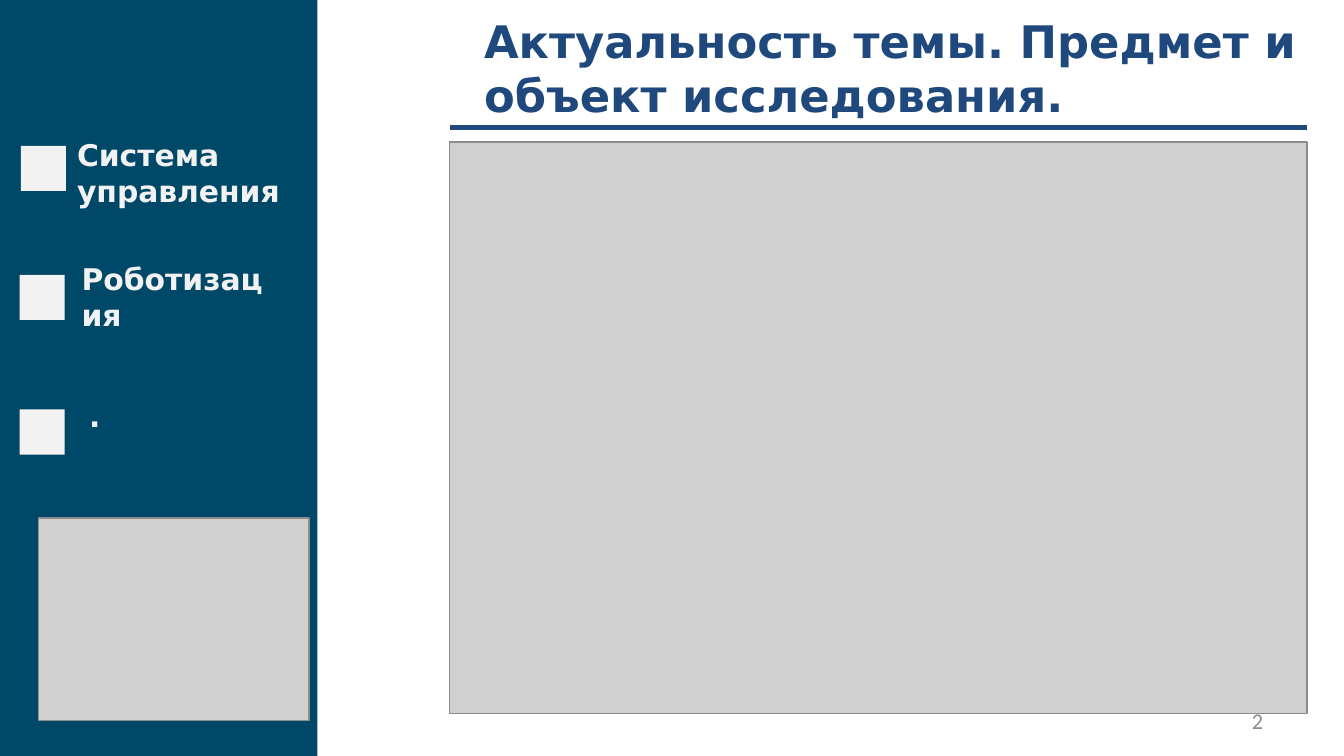
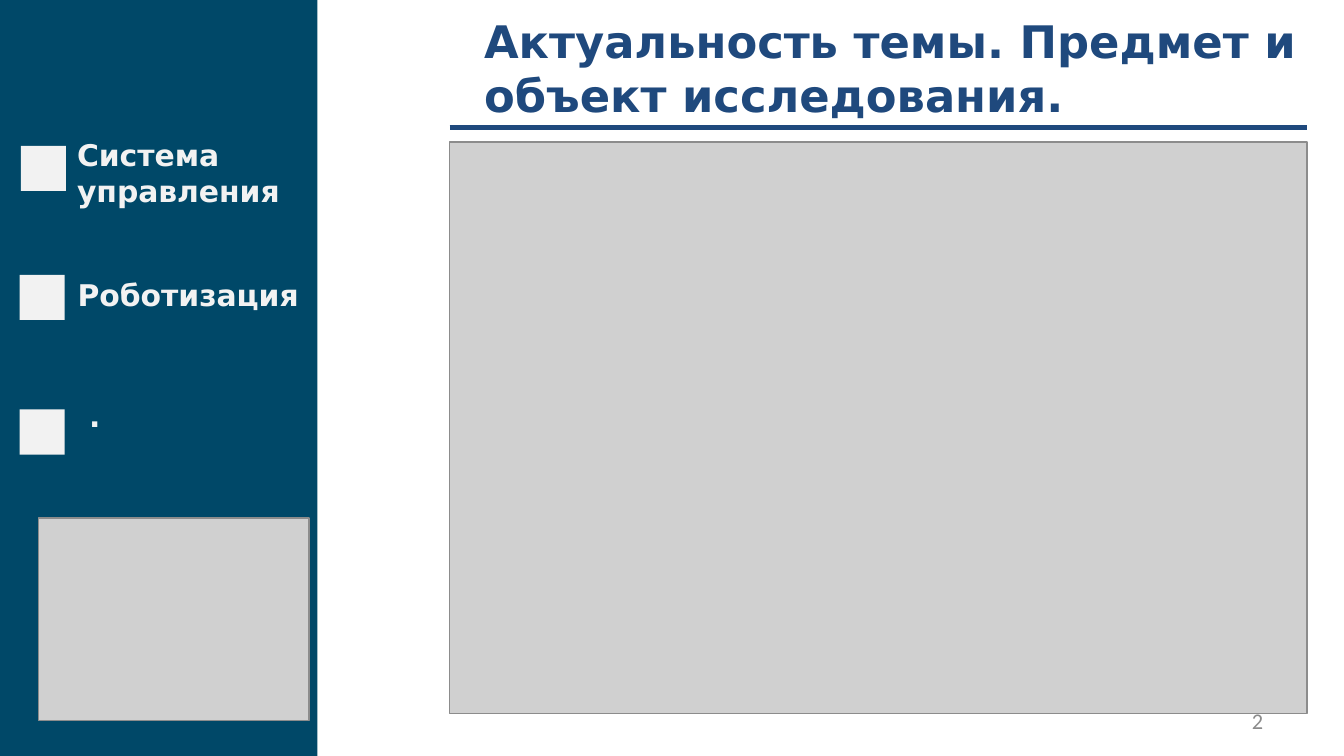
Before and after one commit to fanglores/Gagarin-2022, a slide deck: slide 2 of doc/Presentation.pptx. Drawn at 1344x756 pixels with LibreOffice and Linux fonts; fonts in the diff are those of the drawing; grey boxes stand for pictures. Boxes give left, top, right and bottom in pixels: in the first picture for what was removed or moved away, otherwise in the second. Text is boxed around its words. In the diff, an @@ line names an element or a change of style, - is before the commit and + after.

```diff
--- a/doc/Presentation.pptx
+++ b/doc/Presentation.pptx
@@ text "Роботизация" rewrapped from (69,254,282,340) to (78,282,299,310) @@
```
Also in this commit, not shown: 4 other slides changed, 1 slide added.
